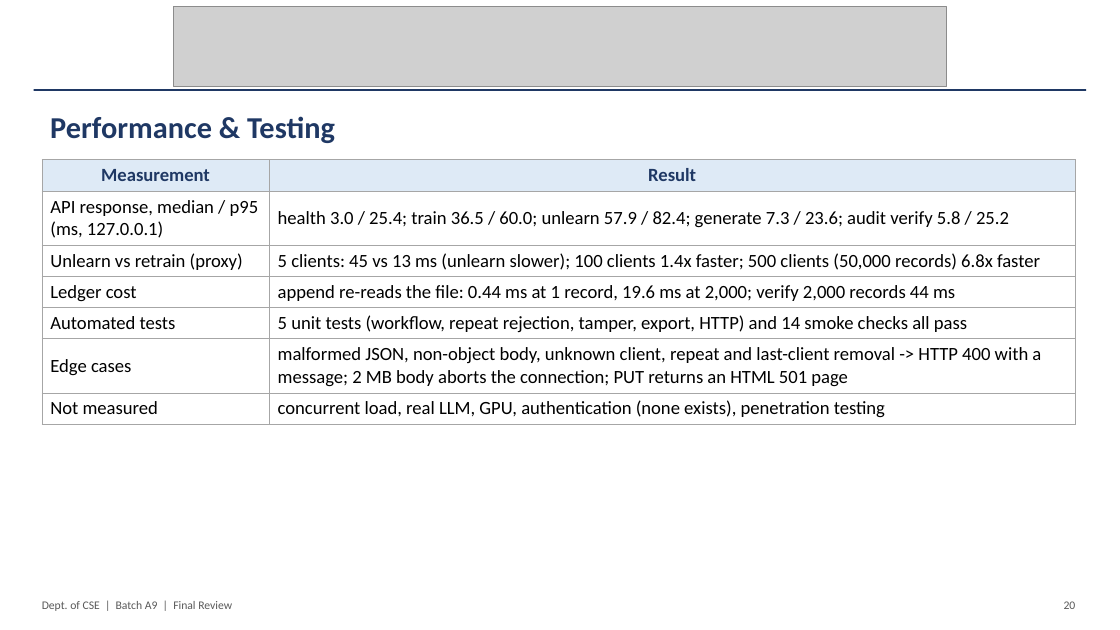
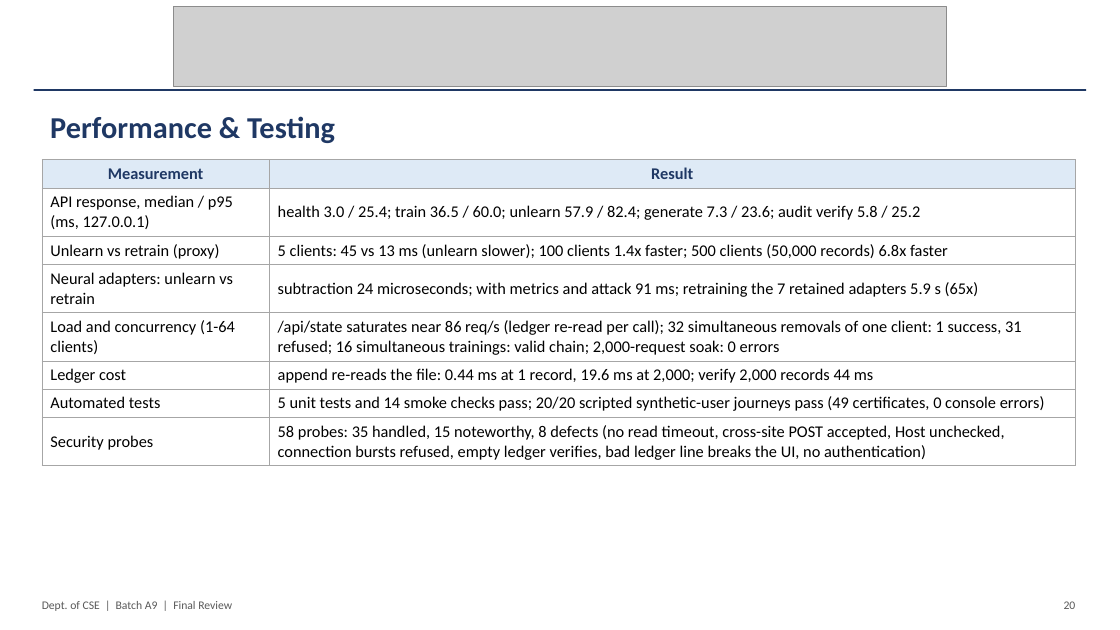
Before and after one commit to madhava-smartgrowInfotech/Btech-Projects, a slide deck: slide 20 of CSDS/A/CSDS-A-A9/16.Final_PPT.pptx. Drawn at 1120x630 pixels with LibreOffice and Linux fonts; fonts in the diff are those of the drawing; grey boxes stand for pictures. Boxes give left, top, right and bottom in pixels: in the first picture for what was removed or moved away, otherwise in the second. Text is boxed around its words. In the diff, an @@ line names an element or a change of style, - is before the commit and + after.

```diff
--- a/CSDS/A/CSDS-A-A9/16.Final_PPT.pptx
+++ b/CSDS/A/CSDS-A-A9/16.Final_PPT.pptx
@@ table at [42,160,1075,464] @@
+row 4: Neural adapters: unlearn vs retrain | subtraction 24 microseconds; with metrics and attack 91 ms; retraining the 7 retained adapters 5.9 s (65x)
+row 5: Load and concurrency (1-64 clients) | /api/state saturates near 86 req/s (ledger re-read per call); 32 simultaneous removals of one client: 1 success, 31 refused; 16 simultaneous trainings: valid chain; 2,000-request soak: 0 errors
-row 5: Automated tests | 5 unit tests (workflow, repeat rejection, tamper, export, HTTP) and 14 smoke checks all pass
-row 6: Edge cases | malformed JSON, non-object body, unknown client, repeat and last-client removal -> HTTP 400 with a message; 2 MB body aborts the connection; PUT returns an HTML 501 page
-row 7: Not measured | concurrent load, real LLM, GPU, authentication (none exists), penetration testing
+row 7: Automated tests | 5 unit tests and 14 smoke checks pass; 20/20 scripted synthetic-user journeys pass (49 certificates, 0 console errors)
+row 8: Security probes | 58 probes: 35 handled, 15 noteworthy, 8 defects (no read timeout, cross-site POST accepted, Host unchecked, connection bursts refused, empty ledger verifies, bad ledger line breaks the UI, no authentication)
```
Also in this commit, not shown: 11 other slides changed, 50 other files.
